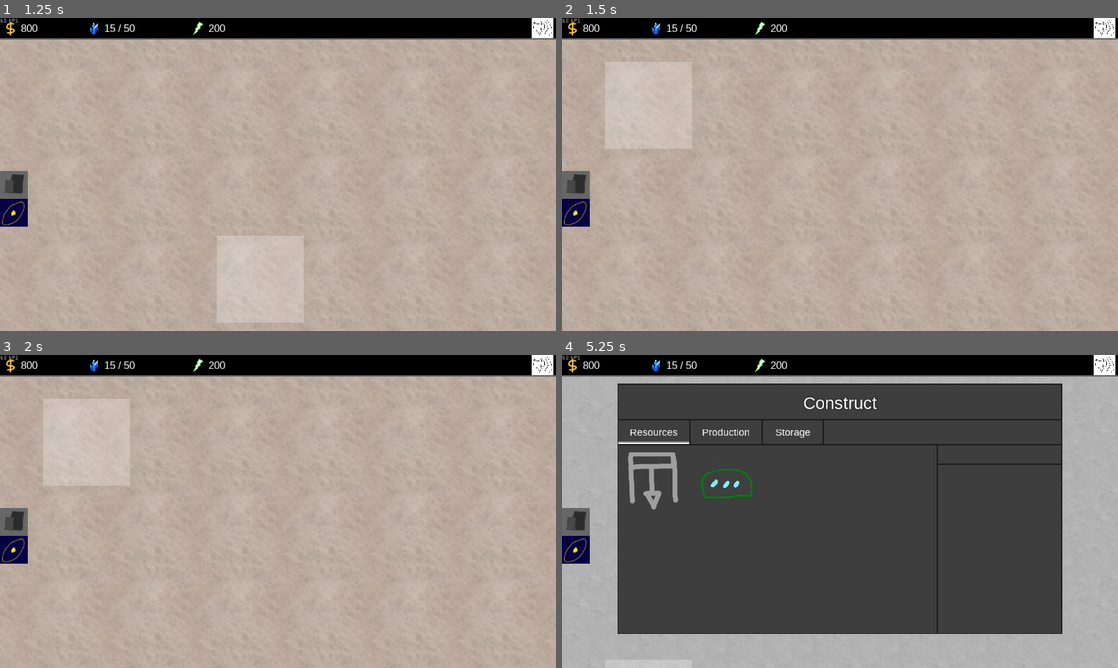
Above: before the commit, frames 1-4 (two rows, left to right).
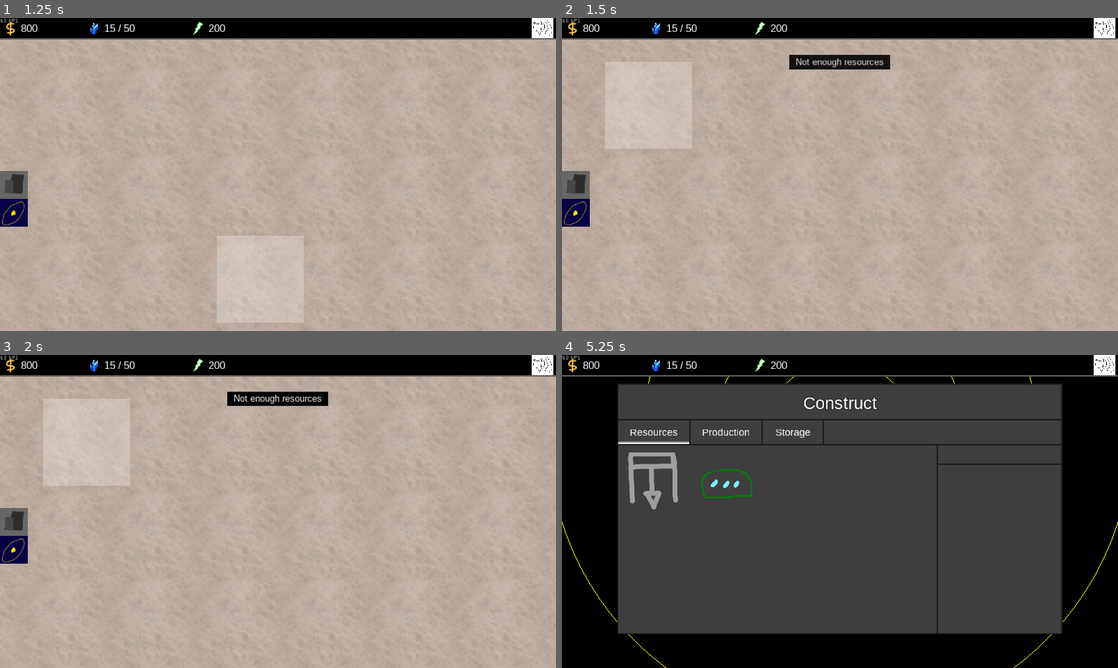
Above: after the commit, the same moments.

Repository: Apple0726/helixteus-3
Game: Godot game, scene res://Scenes/Game.tscn
Two runs of this game, one before a commit and one after it. Both use one fixed random seed, a clock stepped at 60 frames per second and the inputs below.
Inputs (mouse positions are in pixels of both pictures, inside the frame that each line leads up to):
- Up to frame 1 (1.25 s): click "Play" at 0.5 s
- Up to frame 2 (1.5 s): click (650, 105) at 1.27 s
- Up to frame 3 (2 s): no input
- Up to frame 4 (5.25 s): click (573, 520) at 2 s; click (573, 549) at 2.75 s; click (856, 373) at 3.52 s; click (828, 473) at 4.27 s; click (650, 667) at 5.02 s

Frame 1 is identical in both runs. In frame 2, 0.8% of the frame differs, in the area x 40-60%, y 11-17%; in frame 3, 0.9%; in frame 4, 29%, in the area x 0-100%, y 6-100%.

Commit message:
Update star system

Diff:
--- a/Scenes/PlanetHUD.tscn
+++ b/Scenes/PlanetHUD.tscn
@@ -4,7 +4,6 @@
 [ext_resource path="res://Scripts/PlanetHUD.gd" type="Script" id=2]
 [ext_resource path="res://Arimo-Regular.ttf" type="DynamicFontData" id=3]
 [ext_resource path="res://Graphics/Icons/StarSystemView.png" type="Texture" id=4]
-
 
 [sub_resource type="DynamicFont" id=1]
 size = 21
@@ -46,7 +45,6 @@
 margin_top = 352.0
 margin_right = 40.0
 margin_bottom = 392.0
-hint_tooltip = "Construct (C)"
 shortcut_in_tooltip = false
 shortcut = SubResource( 4 )
 texture_normal = ExtResource( 1 )
@@ -58,7 +56,6 @@
 margin_top = 416.0
 margin_right = 64.0
 margin_bottom = 480.0
-hint_tooltip = "View star system (V)"
 shortcut_in_tooltip = false
 shortcut = SubResource( 6 )
 texture_normal = ExtResource( 4 )
@@ -79,5 +76,9 @@
 __meta__ = {
 "_edit_use_anchors_": false
 }
-[connection signal="pressed" from="Construct" to="." method="_on_TextureButton_pressed"]
+[connection signal="mouse_entered" from="Construct" to="." method="_on_Construct_mouse_entered"]
+[connection signal="mouse_exited" from="Construct" to="." method="_on_Construct_mouse_exited"]
+[connection signal="pressed" from="Construct" to="." method="_on_Construct_pressed"]
+[connection signal="mouse_entered" from="StarSystem" to="." method="_on_StarSystem_mouse_entered"]
+[connection signal="mouse_exited" from="StarSystem" to="." method="_on_StarSystem_mouse_exited"]
 [connection signal="pressed" from="StarSystem" to="." method="_on_StarSystem_pressed"]
--- a/Scenes/Tooltip.tscn
+++ b/Scenes/Tooltip.tscn
@@ -1,7 +1,7 @@
 [gd_scene load_steps=5 format=2]
 
 [ext_resource path="res://Arimo-Regular.ttf" type="DynamicFontData" id=1]
-[ext_resource path="res://Scenes/Tooltip.gd" type="Script" id=2]
+[ext_resource path="res://Scripts/Tooltip.gd" type="Script" id=2]
 
 [sub_resource type="StyleBoxFlat" id=1]
 bg_color = Color( 0, 0, 0, 1 )
--- a/Scripts/Game.gd
+++ b/Scripts/Game.gd
@@ -34,15 +34,16 @@
 var energy = 200
 
 #Stores information of all objects discovered
-var system_data = [{"pos":Vector2.ZERO, "diff":1, "parent":0, "planets":[], "view":{"pos":Vector2(640, 360), "zoom":1.0}, "stars":[{"type":"G", "size":1, "temperature":5500, "pos":Vector2(0, 0)}]}]
+var system_data = [{"pos":Vector2.ZERO, "diff":1, "discovered":false, "parent":0, "planets":[], "view":{"pos":Vector2(640, 180), "zoom":0.3}, "stars":[{"type":"G", "size":1, "temperature":5500, "pos":Vector2(0, 0)}]}]
 var planet_data = []
+var tile_data = []
 
 #Stores information on the building(s) about to be constructed
 var constr_cost = {"money":0, "energy":0, "time":0}
 
 #Stores all building information
-var bldg_info = {"ME":{"name":"Mineral extractor", "desc":"Extracts minerals from the planet surface, giving you a constant supply of minerals.", "money":100, "energy":50, "time":20, "production":0.12, "capacity":15},
-				 "PP":{"name":"Power plant", "desc":"Generates energy from... something", "money":80, "energy":0, "time":25, "production":0.2, "capacity":40}}
+var bldg_info = {"ME":{"name":"Mineral extractor", "desc":"Extracts minerals from the planet surface, giving you a constant supply of minerals.", "money":100, "energy":50, "time":5, "production":0.12, "capacity":15},
+				 "PP":{"name":"Power plant", "desc":"Generates energy from... something", "money":80, "energy":0, "time":5, "production":0.3, "capacity":40}}
 
 func _ready():
 	$titlescreen.play()
@@ -77,12 +78,15 @@
 
 	self.remove_child($Title)
 
-	generate_system(0)
+	generate_planets(0)
+	#Home planet information
 	planet_data[2]["name"] = "Home Planet"
 	planet_data[2]["status"] = "conquered"
 	planet_data[2]["size"] = rand_range(12000, 13000)
 	planet_data[2]["angle"] = PI / 2
-
+	planet_data[2]["tiles"] = []
+	planet_data[2]["discovered"] = false
+	generate_tiles(2)
 
 	self.add_child(view)
 	add_planet()
@@ -155,6 +159,8 @@
 	c_v = new_view
 
 func add_planet():
+	if not planet_data[c_p]["discovered"]:
+		generate_tiles(c_p)
 	view.add_obj("Planet", planet_data[c_p]["view"]["pos"], planet_data[c_p]["view"]["zoom"])
 	planet_HUD = planet_HUD_scene.instance()
 	self.add_child(planet_HUD)
@@ -184,7 +190,7 @@
 	if tooltip.rect_position.y + tooltip.height > 720 - 4:
 		tooltip.rect_position.y = 720 - tooltip.height - 4
 
-func generate_system(id:int):
+func generate_planets(id:int):
 	randomize()
 	var combined_star_size = 0
 	for star in system_data[id]["stars"]:
@@ -201,11 +207,28 @@
 		p_i["distance"] = (combined_star_size + pow(i, 2) / 3.0) * 1.2
 		p_i["parent"] = id
 		p_i["view"] = {"pos":Vector2.ZERO, "zoom":1.0}
+		p_i["tiles"] = []
+		p_i["discovered"] = false
 		var p_id = planet_data.size()
 		p_i["id"] = p_id
 		p_i["name"] = "Planet " + String(p_id)
 		system_data[id]["planets"].append(p_id)
 		planet_data.append(p_i)
+	system_data[id]["discovered"] = true
+
+func generate_tiles(id:int):
+	#wid is number of tiles horizontally/vertically
+	#So total number of tiles is wid squared
+	var wid:int = round(pow(planet_data[id]["size"], 0.6) / 28)
+
+	for i in range(0, pow(wid, 2)):
+		planet_data[id]["tiles"].append(tile_data.size())
+		tile_data.append({	"is_constructing":false,
+							"bldg_str":"",
+							"construction_date":0,
+							"construction_length":0,
+							"bldg_info":{}})
+	planet_data[id]["discovered"] = true
 
 func show_tooltip(txt:String):
 	var txt2 = txt.split("\n")
@@ -218,3 +241,16 @@
 #Returns a random integer between low and high inclusive
 func rand_int(low:int, high:int):
 	return randi() % (high - low + 1) + low
+#Converts time in milliseconds to string format
+func time_to_str (time):
+	var seconds = floor(time / 1000)
+	var second_zero = "0" if seconds < 10 else ""
+	var minutes = floor(seconds / 60)
+	var minute_zero = "0" if minutes < 10 else ""
+	var hours = floor(minutes / 60)
+	var days = floor (hours / 24)
+	var years = floor (days / 365)
+	var year_str = "" if years == 0 else String(years) + "y "
+	var day_str = "" if days == 0 else String(days) + "d "
+	var hour_str = "" if hours == 0 else String(hours) + ":"
+	return year_str + day_str + hour_str + minute_zero + String(minutes) + ":" + second_zero + String(seconds)
--- a/Scripts/Planet.gd
+++ b/Scripts/Planet.gd
@@ -1,7 +1,6 @@
 extends Node2D
 
 onready var game = self.get_parent().get_parent()
-var tiles:Array = []
 
 var bldg_to_construct:String = ""
 var id
@@ -10,15 +9,13 @@
 func _ready():
 	id = game.c_p
 	p_i = game.planet_data[id]
-	#wid is number of tiles horizontally/vertically
-	#So total number of tiles is wid squared
-	var wid:int = round(pow(p_i["size"], 0.6) / 28)
 
 	var tile_scene = preload("res://Scenes/Tile.tscn")
-	#Tile generation
-	for i in range(0, pow(wid, 2)):
+	var start_ind:int = p_i["tiles"][0]
+	var wid:int = pow(p_i["tiles"].size(), 0.5)
+
+	for i in range(0, p_i["tiles"].size()):
 		var tile = tile_scene.instance()
+		tile.id = i + start_ind
 		tile.position = Vector2((i % wid) * 200, floor(i / wid) * 200)
 		self.add_child(tile)
-		tile.id = i
-		tiles.append(tile)
--- a/Scripts/PlanetHUD.gd
+++ b/Scripts/PlanetHUD.gd
@@ -1,27 +1,25 @@
 extends Control
 onready var game = self.get_parent()
 
-# Declare member variables here. Examples:
-# var a = 2
-# var b = "text"
+func _on_StarSystem_pressed():
+	game.switch_view("system")
 
 
-# Called when the node enters the scene tree for the first time.
-func _ready():
-	pass # Replace with function body.
-
-
-# Called every frame. 'delta' is the elapsed time since the previous frame.
-#func _process(delta):
-#	pass
-
-
-func _on_TextureButton_pressed():
+func _on_Construct_pressed():
 	if not get_node("../construct_panel").visible:
 		game.add_construct_panel()
 	else:
 		game.remove_construct_panel()
 
 
-func _on_StarSystem_pressed():
-	game.switch_view("system")
+func _on_Construct_mouse_entered():
+	game.show_tooltip("Construct (C)")
+
+func _on_Construct_mouse_exited():
+	game.hide_tooltip()
+
+func _on_StarSystem_mouse_entered():
+	game.show_tooltip("View star system (V)")
+
+func _on_StarSystem_mouse_exited():
+	game.hide_tooltip()
--- a/Scripts/Tile.gd
+++ b/Scripts/Tile.gd
@@ -4,74 +4,72 @@
 
 onready var game = self.get_parent().get_parent().get_parent()
 onready var p_i = self.get_parent().p_i
+onready var tile = game.tile_data[id]
 
 #Mainly for construction_finished() function
-var is_constructing:bool = false
-
-var bldg_str:String = ""
-var bldg
-var bldg_to_construct:Sprite
-var construction_date
-var construction_length
-var constr_progress:float = 0
-var bldg_info
+#var is_constructing:bool
+#
+#var bldg_str:String
+#var bldg
+#var bldg_to_construct:Sprite
+#var construction_date
+#var construction_length
+#var constr_progress:float = 0
+#var bldg_info
 
 func _ready():
 	var tile_texture = load("res://Graphics/Tiles/" + String(p_i["type"]) + ".jpg")
 	$Texture.texture = tile_texture
+	if tile.is_constructing:
+		$TimeLeft.visible = true
+	display_bldg(tile.bldg_str, 1)
+	display_icon()
 
 func _process(delta):
-	if bldg_str != "":
+	if tile.bldg_str != "":
 		$BuildingInformation.visible = true
-		constr_progress = (OS.get_system_time_msecs() - construction_date) / float(construction_length)
+		var constr_progress = (OS.get_system_time_msecs() - tile.construction_date) / float(tile.construction_length)
 		$TimeLeft/Bar.rect_scale.x = constr_progress
-		$TimeLeft/TimeString.text = time_to_str(construction_length - OS.get_system_time_msecs() + construction_date)
+		$TimeLeft/TimeString.text = game.time_to_str(tile.construction_length - OS.get_system_time_msecs() + tile.construction_date)
 		if constr_progress < 1:
 			$TimeLeft.visible = true
 		else:
-			if is_constructing:
-				is_constructing = false
+			if tile.is_constructing:
+				tile.is_constructing = false
 				construction_finished()
 			$TimeLeft.visible = false
-			match bldg_str:
+			match tile.bldg_str:
 				"ME", "PP":
 					#Number of seconds needed per mineral
-					var prod = 1 / bldg_info["production"]
-					var cap = bldg_info["capacity"]
-					var c_d = bldg_info["collect_date"]
+					var prod = 1 / tile.bldg_info["production"]
+					var cap = tile.bldg_info["capacity"]
+					var stored = tile.bldg_info["stored"]
+					var c_d = tile.bldg_info["collect_date"]
 					var c_t = OS.get_system_time_msecs()
-					if bldg_info["stored"] < cap:
+					if stored < cap:
 						$BuildingInformation/CurrentBar.rect_scale.x = (c_t - c_d) / (prod * 1000)
-						$BuildingInformation/CapacityBar.rect_scale.x = bldg_info["stored"] / float(cap)
+						$BuildingInformation/CapacityBar.rect_scale.x = stored / float(cap)
 						if c_t - c_d > prod * 1000:
-							bldg_info["stored"] += 1
-							bldg_info["collect_date"] += prod * 1000
+							tile.bldg_info["stored"] += 1
+							tile.bldg_info["collect_date"] += prod * 1000
 					else:
 						$BuildingInformation/CurrentBar.rect_scale.x = 0
 						$BuildingInformation/CapacityBar.rect_scale.x = 1
-		$BuildingInformation/ResourceStocked.text = String(bldg_info["stored"])
+					$BuildingInformation/ResourceStocked.text = String(stored)
 	else:
 		$BuildingInformation.visible = false
 
-#Code that runs once a building has finished construction (runs only once, perfect for giving EXP etc.)
 func construction_finished():
-	bldg_info["collect_date"] = OS.get_system_time_msecs()
+	pass
 
 func _on_Button_button_over():
 	#Make sure there's nothing on the tile before putting graphics
-	if bldg_str == "":
+	if tile.bldg_str == "":
 		var bldg_image
-		match self.get_parent().bldg_to_construct:
-			"ME":
-				bldg_image = preload("res://Graphics/Buildings/MineralExtractor.png")
-			"PP":
-				bldg_image = preload("res://Graphics/Buildings/PowerPlant.png")
-		$Building.texture = bldg_image
-		$Building.modulate.a = 0.5
-
+		display_bldg(self.get_parent().bldg_to_construct, 0.5)
 
 func _on_Button_button_out():
-	if bldg_str == "":
+	if tile.bldg_str == "":
 		$Building.texture = null
 
 func _input(event):
@@ -80,45 +78,47 @@
 
 
 func _on_Button_button_pressed():
+	var planet = self.get_parent()
+	var view = planet.get_parent()
+
 	#Checks whether we're dragging or not. We don't want the click event to happen while the player is dragging
-	if not self.get_parent().get_parent().dragged:
-		#Checks if we're actually constructing something when clicking a tile
-		if self.get_parent().bldg_to_construct != "":
-			#Checks if tile is empty
-			if bldg_str == "":
-				if enough_resources():
-					bldg_str = self.get_parent().bldg_to_construct
-					#self.get_parent().bldg_to_construct = ""
-					_on_Button_button_out()
-					displayBldg()
-					$TimeLeft.visible = true
-					game.money -= game.constr_cost["money"]
-					game.energy -= game.constr_cost["energy"]
-					is_constructing = true
-					construction_date = OS.get_system_time_msecs()
-					construction_length = game.constr_cost["time"] * 1000
-				else:
-					game.popup("Not enough resources", 1)
+	if not view.dragged:
+		#Checks if tile is empty
+		if tile.bldg_str == "":
+			if planet.bldg_to_construct != "" and enough_resources():
+				tile.bldg_str = planet.bldg_to_construct
+				_on_Button_button_out()
+				display_bldg(tile.bldg_str, 1)
+				display_icon()
+				$TimeLeft.visible = true
+				game.money -= game.constr_cost["money"]
+				game.energy -= game.constr_cost["energy"]
+				tile.is_constructing = true
+				tile.construction_date = OS.get_system_time_msecs()
+				tile.construction_length = game.constr_cost["time"] * 1000
+				add_bldg_info()
 			else:
-				match bldg_str:
-					"ME":
-						var mineral_space_available = game.mineral_capacity - game.minerals
-						var stored = bldg_info["stored"]
-						if mineral_space_available >= stored:
-							bldg_info["stored"] = 0
-							game.minerals += stored
-						else:
-							game.minerals = game.mineral_capacity
-							bldg_info["stored"] -= mineral_space_available
-						if stored == bldg_info["capacity"]:
-							bldg_info["collect_date"] = OS.get_system_time_msecs()
-					"PP":
-						var stored = bldg_info["stored"]
-						if stored == bldg_info["capacity"]:
-							bldg_info["collect_date"] = OS.get_system_time_msecs()
-						game.energy += stored
-						bldg_info["stored"] = 0
-	self.get_parent().get_parent().dragged = false
+				game.popup("Not enough resources", 1)
+		else:
+			match tile.bldg_str:
+				"ME":
+					var mineral_space_available = game.mineral_capacity - game.minerals
+					var stored = tile.bldg_info["stored"]
+					if mineral_space_available >= stored:
+						tile.bldg_info["stored"] = 0
+						game.minerals += stored
+					else:
+						game.minerals = game.mineral_capacity
+						tile.bldg_info["stored"] -= mineral_space_available
+					if stored == tile.bldg_info["capacity"]:
+						tile.bldg_info["collect_date"] = OS.get_system_time_msecs()
+				"PP":
+					var stored = tile.bldg_info["stored"]
+					if stored == tile.bldg_info["capacity"]:
+						tile.bldg_info["collect_date"] = OS.get_system_time_msecs()
+					game.energy += stored
+					tile.bldg_info["stored"] = 0
+	view.dragged = false
 
 func enough_resources():
 	var output = false
@@ -126,34 +126,31 @@
 		output = true
 	return output
 
-func displayBldg():
-	var bldg_image
-	var bldg_icon
-	match bldg_str:
-		"ME":
-			bldg_image = preload("res://Graphics/Buildings/MineralExtractor.png")
-			bldg_icon = preload("res://Graphics/Icons/Minerals.png")
-			bldg_info = {"stored":0, "production":game.bldg_info[bldg_str]["production"], "capacity":game.bldg_info[bldg_str]["capacity"]}
-			$BuildingInformation.modulate = Color(0, 0.68, 1, 1)
-		"PP":
-			bldg_image = preload("res://Graphics/Buildings/PowerPlant.png")
-			bldg_icon = preload("res://Graphics/Icons/Energy.png")
-			bldg_info = {"stored":0, "production":game.bldg_info[bldg_str]["production"], "capacity":game.bldg_info[bldg_str]["capacity"]}
-			$BuildingInformation.modulate = Color(0, 0.68, 0, 1)
-	$Building.texture = bldg_image
-	$Building.modulate.a = 1
-	$Icon.texture = bldg_icon
+func display_bldg(bldg_str:String, a:float):
+	if bldg_str != "":
+		var bldg_image
+		match bldg_str:
+			"ME":
+				bldg_image = preload("res://Graphics/Buildings/MineralExtractor.png")
+			"PP":
+				bldg_image = preload("res://Graphics/Buildings/PowerPlant.png")
+		$Building.texture = bldg_image
+		$Building.modulate.a = a
 
-#Converts time in milliseconds to string format
-func time_to_str (time):
-	var seconds = floor(time / 1000)
-	var second_zero = "0" if seconds < 10 else ""
-	var minutes = floor(seconds / 60)
-	var minute_zero = "0" if minutes < 10 else ""
-	var hours = floor(minutes / 60)
-	var days = floor (hours / 24)
-	var years = floor (days / 365)
-	var year_str = "" if years == 0 else String(years) + "y "
-	var day_str = "" if days == 0 else String(days) + "d "
-	var hour_str = "" if hours == 0 else String(hours) + ":"
-	return year_str + day_str + hour_str + minute_zero + String(minutes) + ":" + second_zero + String(seconds)
+func display_icon():
+	if tile.bldg_str != "":
+		var bldg_icon
+		match tile.bldg_str:
+			"ME":
+				bldg_icon = preload("res://Graphics/Icons/Minerals.png")
+				$BuildingInformation.modulate = Color(0, 0.68, 1, 1)
+			"PP":
+				bldg_icon = preload("res://Graphics/Icons/Energy.png")
+				$BuildingInformation.modulate = Color(0, 0.68, 0, 1)
+		$Icon.texture = bldg_icon
+
+func add_bldg_info():
+	if tile.bldg_str != "":
+		match tile.bldg_str:
+			"ME", "PP":
+				tile.bldg_info = {"collect_date":tile.construction_date + tile.construction_length, "stored":0, "production":game.bldg_info[tile.bldg_str]["production"], "capacity":game.bldg_info[tile.bldg_str]["capacity"]}
Renamed: Scenes/Tooltip.gd -> Scripts/Tooltip.gd
